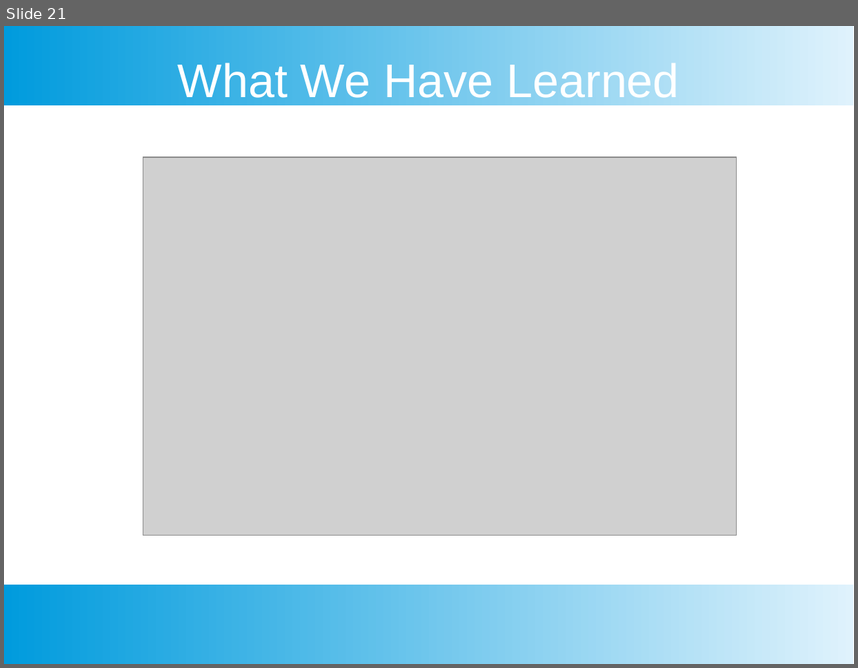
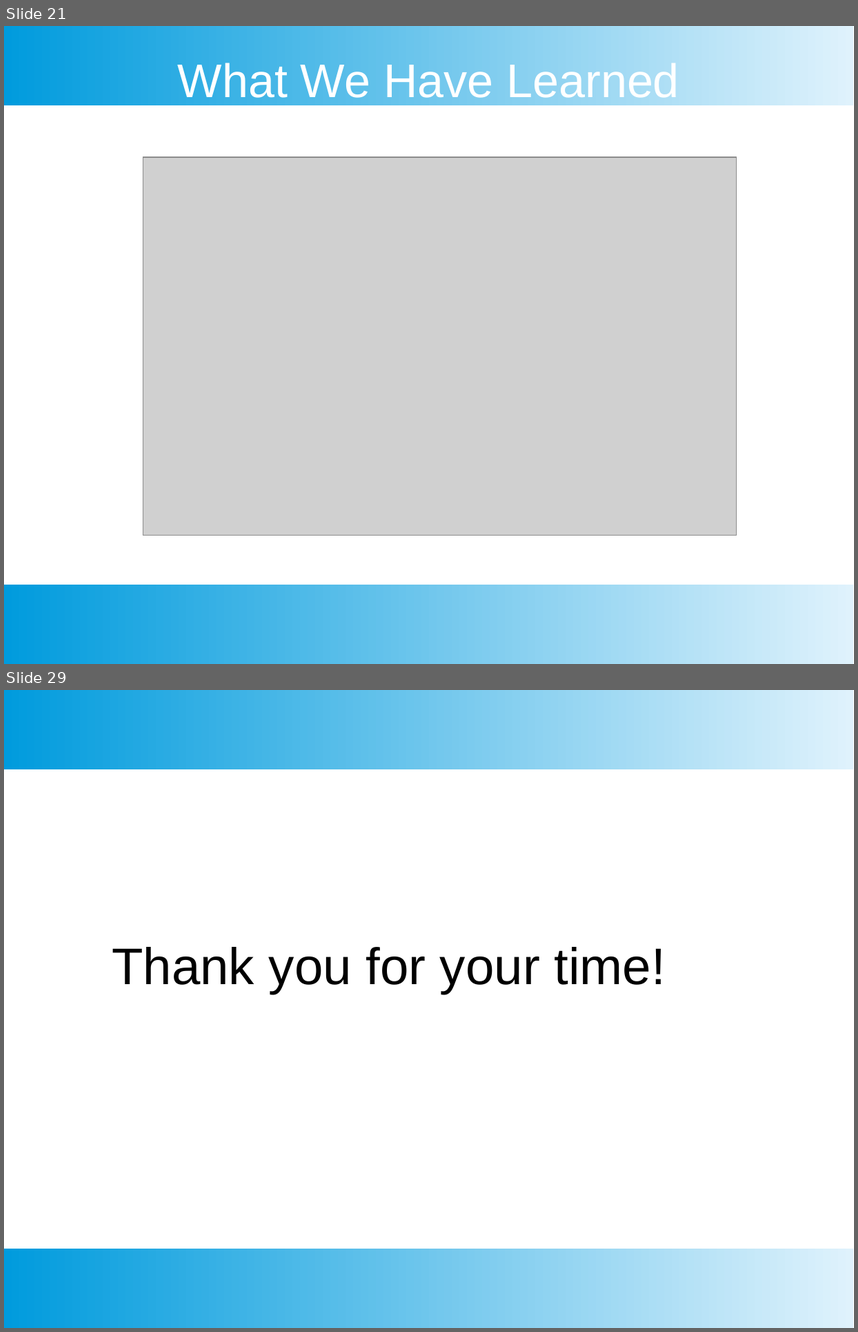
Before and after one commit to sjmiller8182/BeerAnalysis, a slide deck: Thompson_Kevin_Presentation.pptx. Shown one above the other, each under a label of ours: slide 21 before the commit, slides 21 and 29 after it; the slides between them are not shown. The pictures are 858x668 and 858x1332 pixels, drawn with LibreOffice and Linux fonts; fonts in the diff are those of the drawing; grey boxes stand for pictures. Boxes give left, top, right and bottom in pixels: in the first picture for what was removed or moved away, otherwise in the second. Text is boxed around its words. In the diff, an @@ line names an element or a change of style, - is before the commit and + after.

```diff
--- a/Thompson_Kevin_Presentation.pptx
+++ b/Thompson_Kevin_Presentation.pptx
@@ slide 29 added at [4, 690, 854, 1328], background #FFFFFF; not listed: 2 template elements that a slide beside it also shows @@
@@ text added at [112, 947, 665, 994], 48 pt, text #000000 @@
+Thank you for your time!
```
Also in this commit, not shown: 7 slides changed, 6 other slides added, 2 slides removed, 2 other files.
